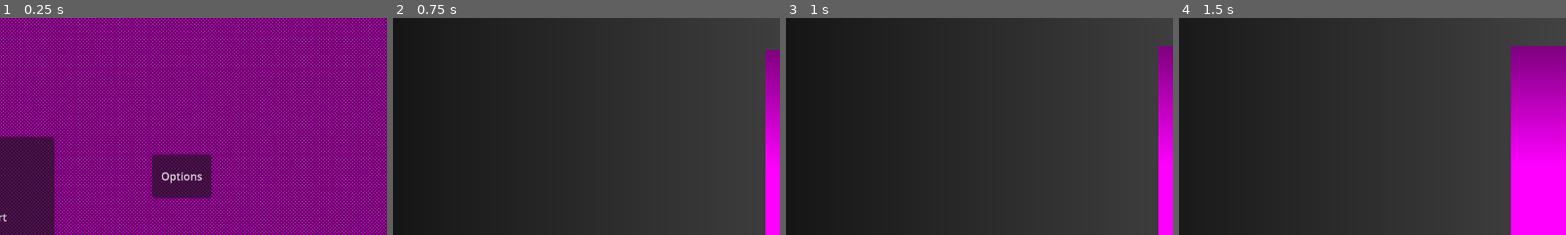
Above: before the commit, frames 1-4 (left to right).
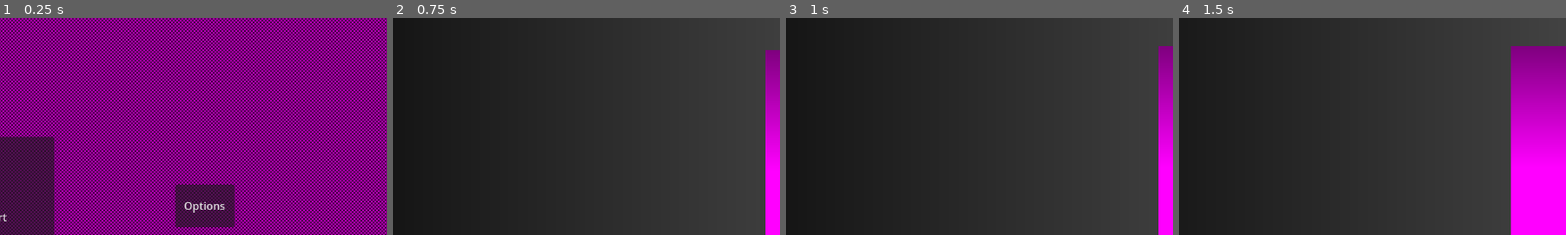
Above: after the commit, the same moments.

Repository: hruboson/R0B1E
Game: Godot game, scene res://scenes/main_menu/main_menu.tscn
Two runs of this game, one before a commit and one after it. Both use one fixed random seed, a clock stepped at 60 frames per second and the inputs below.
Inputs:
- Up to frame 1 (0.25 s): no input
- Up to frame 2 (0.75 s): click "Start" at 0.5 s
- Up to frame 3 (1 s): no input
- Up to frame 4 (1.5 s): tap Enter at 1.25 s; hold Right (right) from 1.28 s (still down); tap E (interact) at 1.35 s
The pictures show only the part of the screen within x 21-70%, y 14-63%; the shares and areas given below are measured in that part.

The runs differ from the first frame. In frame 1, 4.5% of the frame differs, in the area x 39-61%, y 62-97%; in frame 2, nothing differs; in frame 3, nothing differs; in frame 4, nothing differs.

Commit message:
feat(door): generalize where door leads to

Diff:
--- a/nodes/actors/door/door.gd
+++ b/nodes/actors/door/door.gd
@@ -1,4 +1,6 @@
 extends Area2D
+
+@export var leads_to: PackedScene
 
 var player_inside = false
 
@@ -12,4 +14,4 @@
 
 func _process(delta):
 	if player_inside and Input.is_action_just_pressed("interact"):
-		get_tree().change_scene_to_file("res://scenes/levels/level_1/rooms/room_1.tscn")
+		get_tree().change_scene_to_packed(leads_to)
--- a/scenes/levels/level_1/level_1.tscn
+++ b/scenes/levels/level_1/level_1.tscn
@@ -1,6 +1,7 @@
 [gd_scene format=3 uid="uid://cmsjbwrfeweag"]
 
 [ext_resource type="PackedScene" uid="uid://cp7d0myjohxhn" path="res://nodes/actors/robot/robot.tscn" id="1_014kd"]
+[ext_resource type="PackedScene" uid="uid://dhvvkf1kxgksw" path="res://scenes/levels/level_1/rooms/room_1.tscn" id="2_5o1mp"]
 [ext_resource type="PackedScene" uid="uid://dmmjl7kvy4hc6" path="res://nodes/actors/door/door.tscn" id="2_fngju"]
 
 [sub_resource type="WorldBoundaryShape2D" id="WorldBoundaryShape2D_014kd"]
@@ -21,6 +22,7 @@
 
 [node name="Door" parent="." unique_id=930907932 instance=ExtResource("2_fngju")]
 position = Vector2(508, 474)
+leads_to = ExtResource("2_5o1mp")
 
 [node name="Robot" parent="." unique_id=2042197399 instance=ExtResource("1_014kd")]
 position = Vector2(187, 584)
--- a/scenes/main_menu/main_menu.tscn
+++ b/scenes/main_menu/main_menu.tscn
@@ -25,10 +25,10 @@
 
 [node name="Options" type="Button" parent="." unique_id=1017384650]
 layout_mode = 0
-offset_left = 463.0
-offset_top = 292.0
-offset_right = 551.0
-offset_bottom = 356.0
+offset_left = 497.0
+offset_top = 336.0
+offset_right = 585.0
+offset_bottom = 400.0
 text = "Options"
 
 [node name="Start" type="Button" parent="." unique_id=1057461269]
